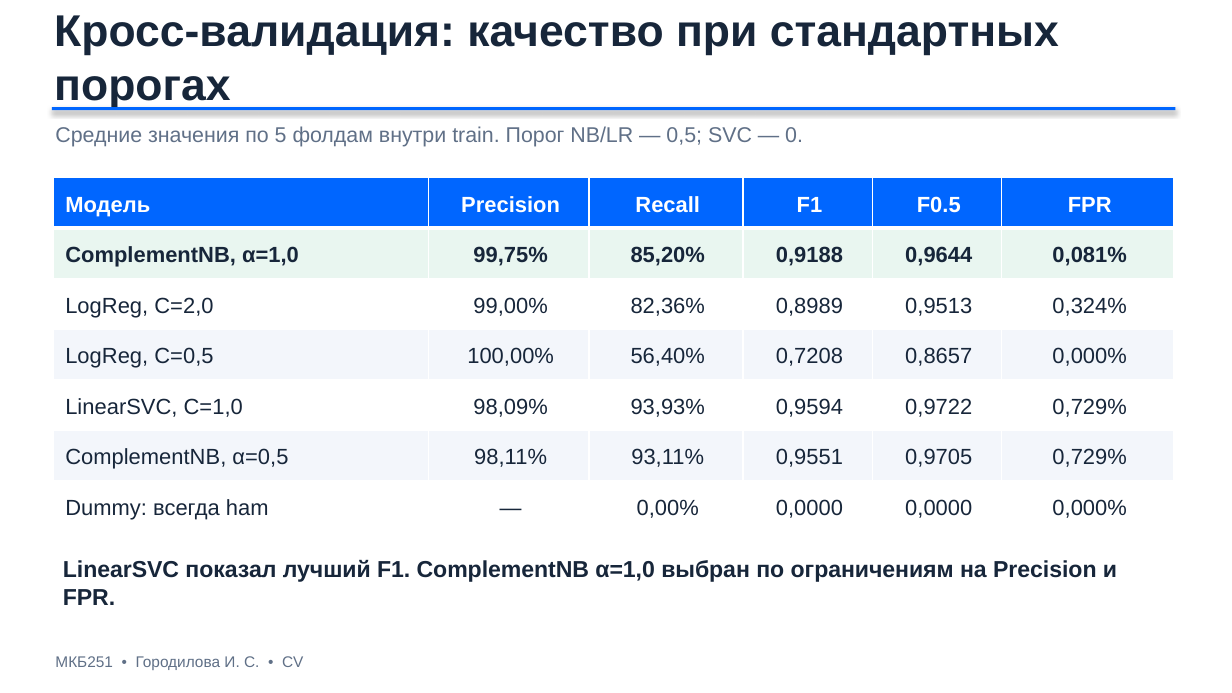
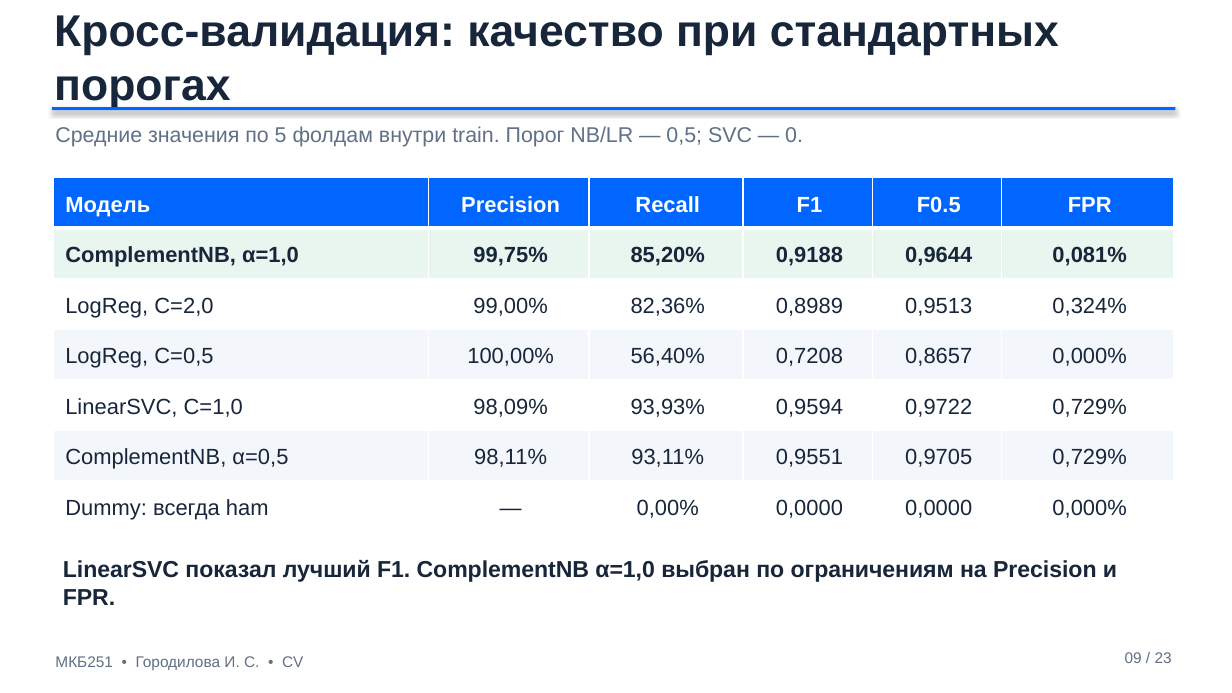
Before and after one commit to city-cyber/ML_Cyber, a slide deck: slide 9 of Городилова Ирина Сергеевна МКБ251 Итоговое задание.pptx (slide 10 before the commit). Drawn at 1232x693 pixels with LibreOffice and Linux fonts; fonts in the diff are those of the drawing. Boxes give left, top, right and bottom in pixels: in the first picture for what was removed or moved away, otherwise in the second. Text is boxed around its words. In the diff, an @@ line names an element or a change of style, - is before the commit and + after.

```diff
--- a/Городилова Ирина Сергеевна МКБ251 Итоговое задание.pptx
+++ b/Городилова Ирина Сергеевна МКБ251 Итоговое задание.pptx
@@ text added at <box>1125,652,1172,663</box>, 9 pt, text #607087 @@
+09 / 23
```
Also in this commit, not shown: 8 other slides changed, 11 slides added, 1 slide removed, 4 other files.
